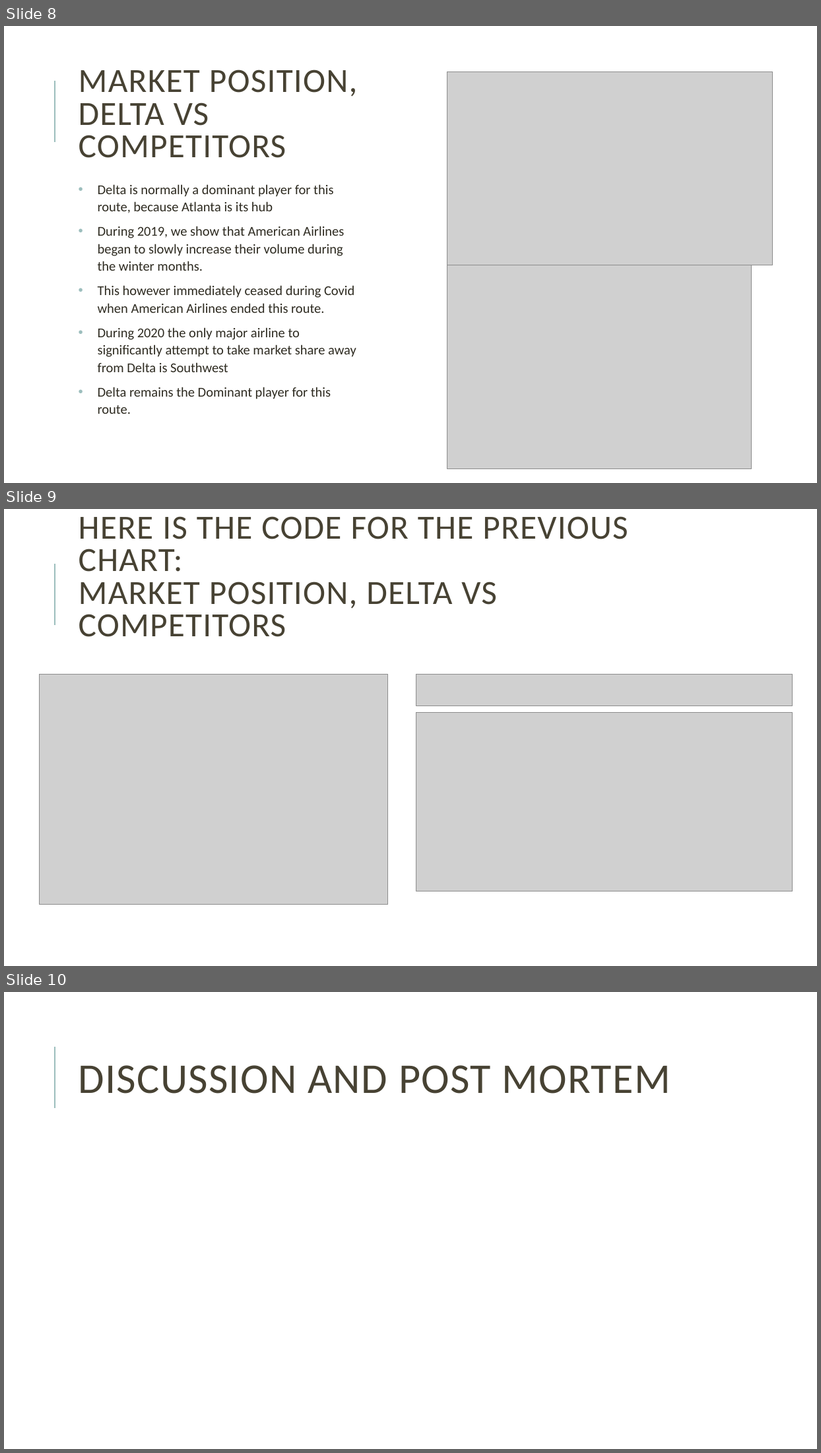
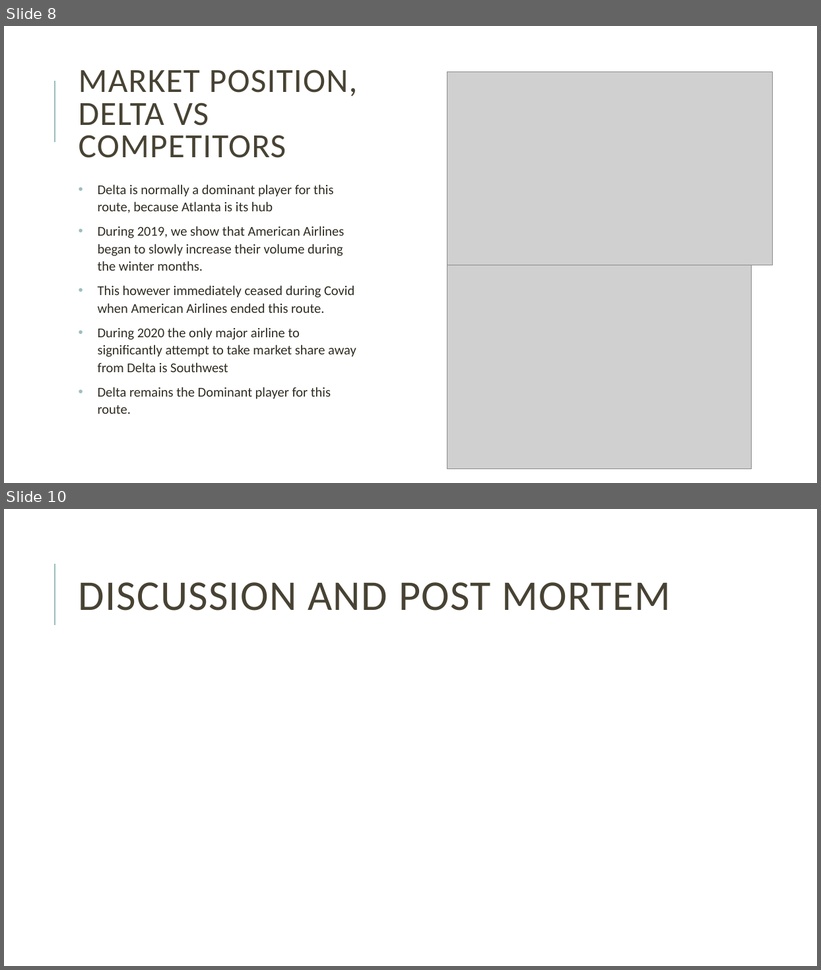
Before and after one commit to davew306/Project_Airline, a slide deck: Project Delta Airlines Presentation.pptx. Shown one above the other, each under a label of ours: slides 8, 9 and 10 before the commit, slides 8 and 10 after it; the slides between them are not shown. The pictures are 821x1453 and 821x970 pixels, drawn with LibreOffice and Linux fonts; fonts in the diff are those of the drawing; grey boxes stand for pictures. Boxes give left, top, right and bottom in pixels: in the first picture for what was removed or moved away, otherwise in the second. Text is boxed around its words. In the diff, an @@ line names an element or a change of style, - is before the commit and + after.

```diff
--- a/Project Delta Airlines Presentation.pptx
+++ b/Project Delta Airlines Presentation.pptx
@@ slide 9 removed at (4, 509, 817, 966), background #FFFFFF; not listed: 1 template element that a slide beside it also shows @@
@@ title removed at (79, 516, 628, 637) @@
-HERE IS THE CODE FOR THE PREVIOUS CHART:
-MARKET POSITION, DELTA VS COMPETITORS
@@ picture removed at (39, 674, 387, 905) @@
@@ picture removed at (416, 674, 793, 706) @@
@@ picture removed at (416, 713, 793, 891) @@
```
Also in this commit, not shown: 3 slides changed, 1 slide added, 1 other slide removed.
